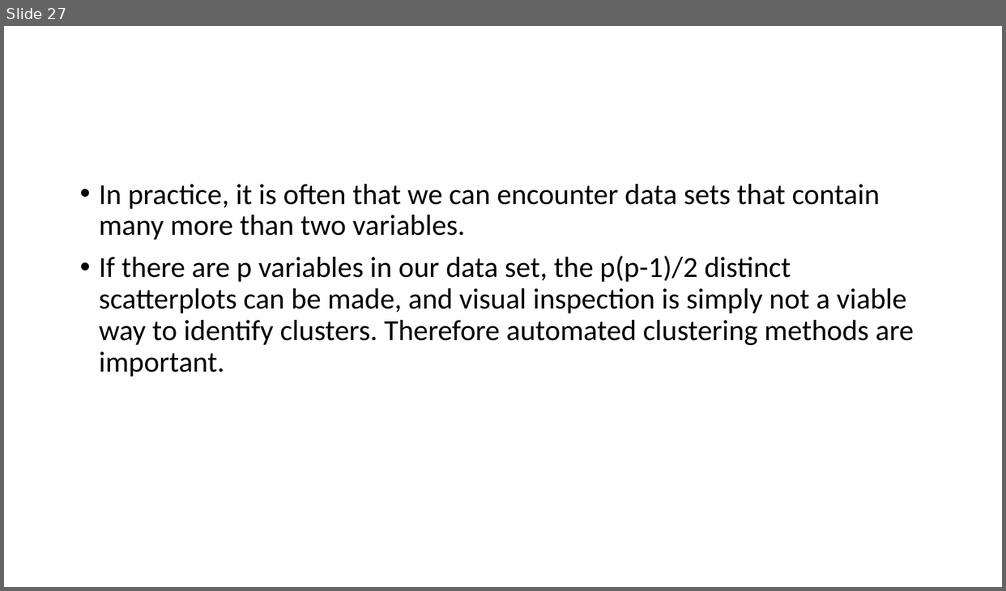
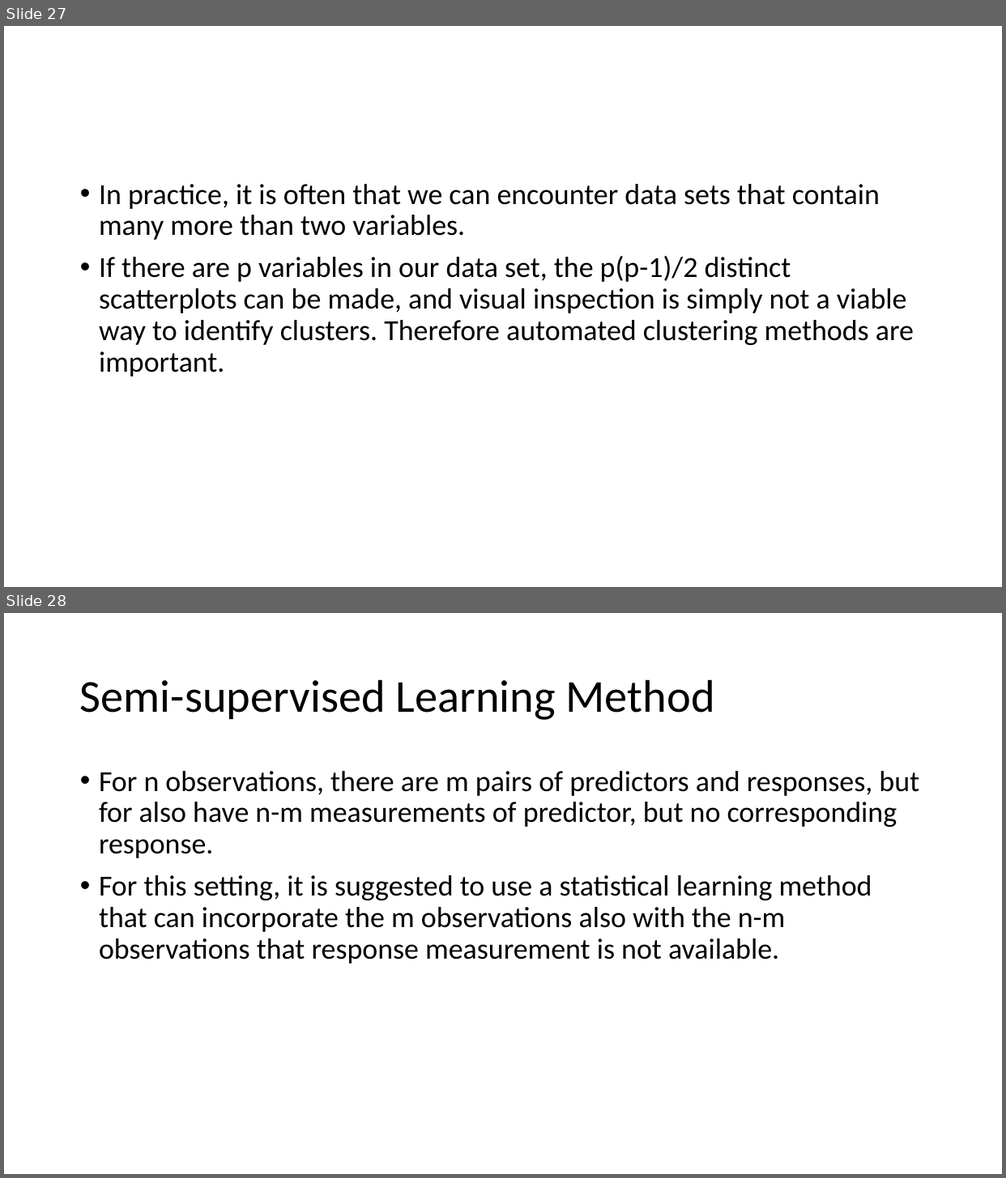
Before and after one commit to TseChapman/PresentationMaterials, a slide deck: Presentation Materials/Chapter 2/Chapter 2 Presentation.pptx. Shown one above the other, each under a label of ours: slide 27 before the commit, slides 27 and 28 after it. The pictures are 1006x591 and 1006x1178 pixels, drawn with LibreOffice and Linux fonts; fonts in the diff are those of the drawing. Boxes give left, top, right and bottom in pixels: in the first picture for what was removed or moved away, otherwise in the second. Text is boxed around its words. In the diff, an @@ line names an element or a change of style, - is before the commit and + after.

```diff
--- a/Presentation Materials/Chapter 2/Chapter 2 Presentation.pptx
+++ b/Presentation Materials/Chapter 2/Chapter 2 Presentation.pptx
@@ slide 28 added at (x1=4, y1=613, x2=1002, y2=1174), background #FFFFFF @@
@@ title added at (x1=80, y1=679, x2=715, y2=720), 44 pt, text #000000 @@
+Semi-supervised Learning Method
@@ text added at (x1=99, y1=771, x2=919, y2=964), 28 pt, text #000000 @@
+• For n observations, there are m pairs of predictors and responses, but for also have n-m measurements of predictor, but no corresponding response.
+• For this setting, it is suggested to use a statistical learning method that can incorporate the m observations also with the n-m observations that response measurement is not available.
```
Also in this commit, not shown: 3 slides changed, 3 other slides added, 1 slide removed, 52 other files.
